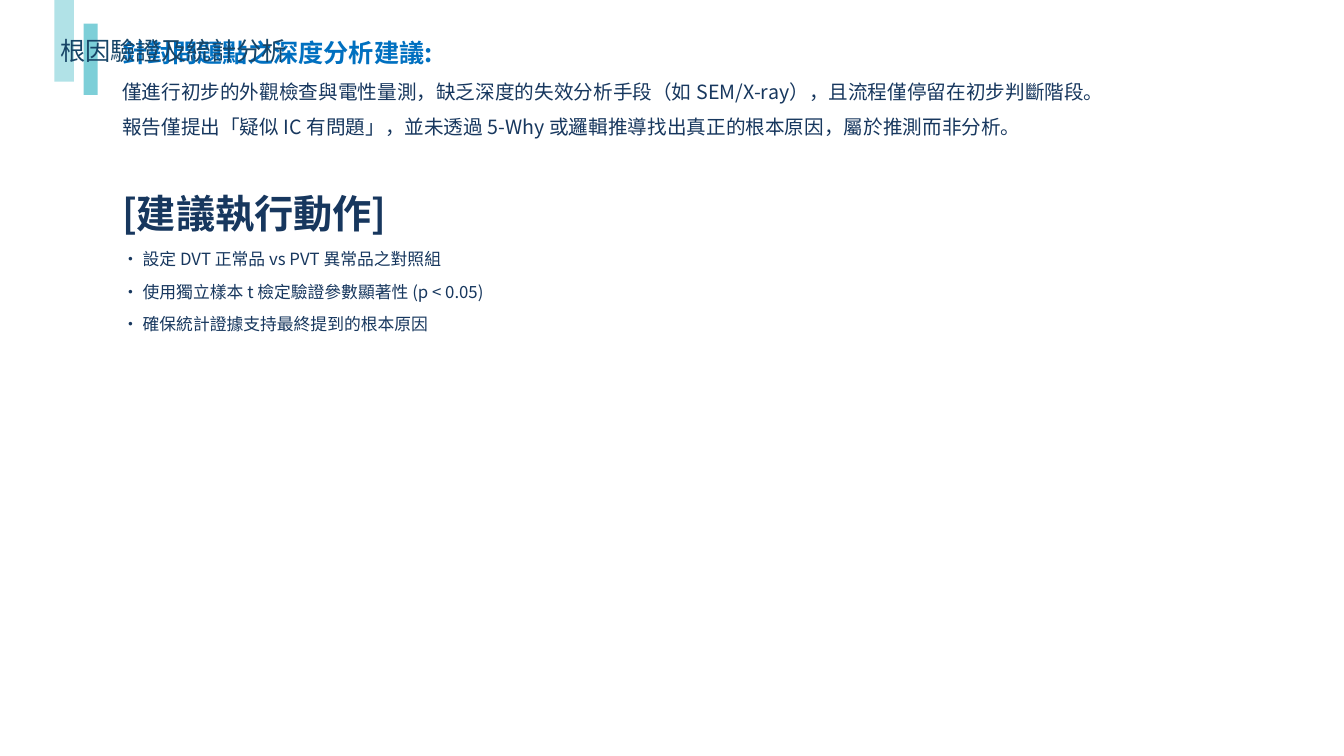
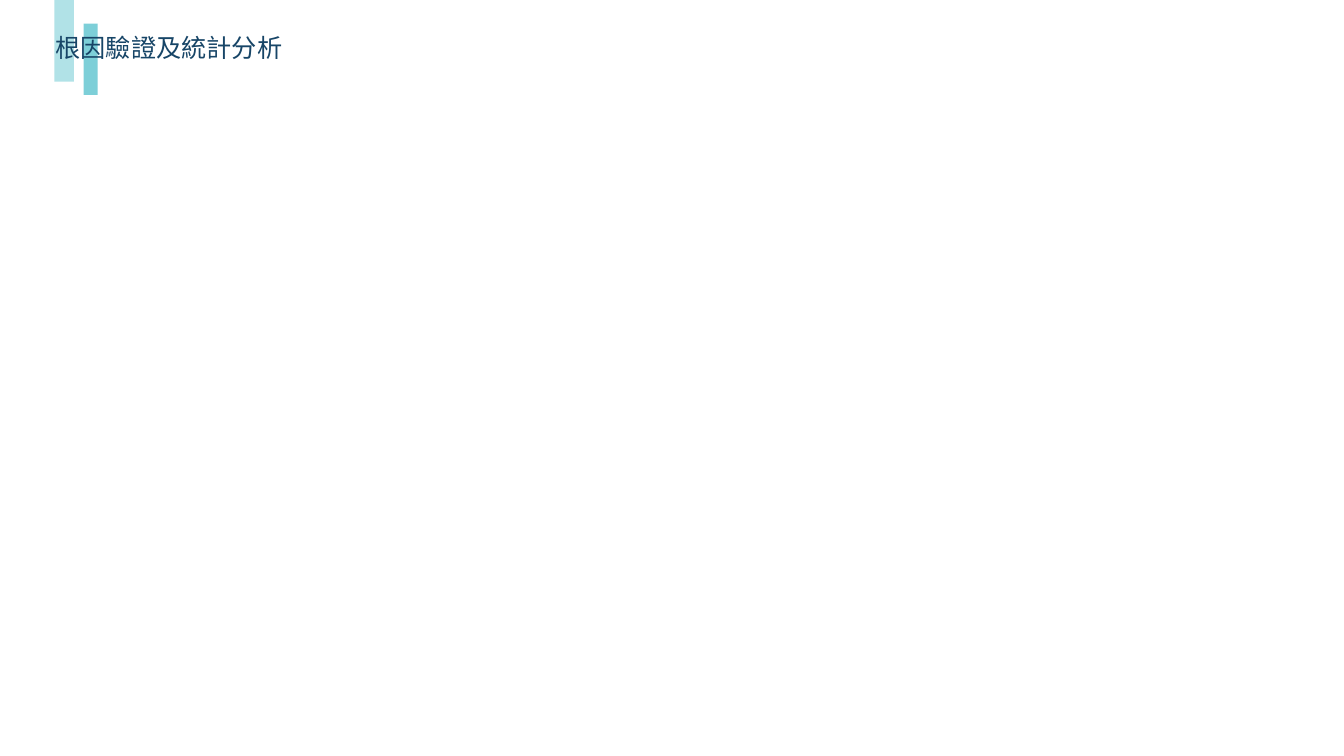
Before and after one commit to kcf7012/fa-report-refactor-root, a slide deck: slide 15 of report/N160JCN-EEK project 1pcs NG sample analysis report 260810_improved.pptx. Drawn at 1344x756 pixels with LibreOffice and Linux fonts; fonts in the diff are those of the drawing; background and template pictures are left out. Boxes give left, top, right and bottom in pixels: in the first picture for what was removed or moved away, otherwise in the second. Text is boxed around its words. In the diff, an @@ line names an element or a change of style, - is before the commit and + after.

```diff
--- a/report/N160JCN-EEK project 1pcs NG sample analysis report 260810_improved.pptx
+++ b/report/N160JCN-EEK project 1pcs NG sample analysis report 260810_improved.pptx
@@ text "根因驗證及統計分析" moved from (x1=60, y1=34, x2=287, y2=66) to (x1=55, y1=31, x2=282, y2=63) @@
@@ text removed at (x1=122, y1=37, x2=1104, y2=332) @@
-針對問題點之深度分析建議:
-僅進行初步的外觀檢查與電性量測，缺乏深度的失效分析手段（如 SEM/X-ray），且流程僅停留在初步判斷階段。
-報告僅提出「疑似 IC 有問題」，並未透過 5-Why 或邏輯推導找出真正的根本原因，屬於推測而非分析。
-[建議執行動作]
-• 設定 DVT 正常品 vs PVT 異常品之對照組
-• 使用獨立樣本 t 檢定驗證參數顯著性 (p < 0.05)
-• 確保統計證據支持最終提到的根本原因
```
Also in this commit, not shown: 3 other slides changed, 3 slides added, 8 other files.
